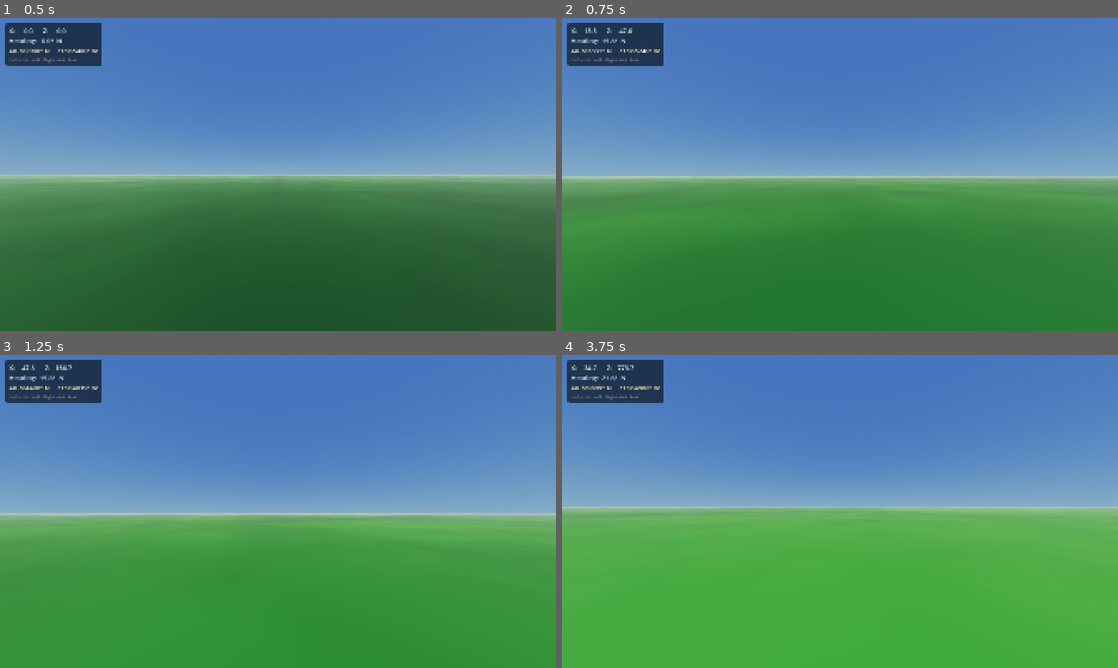
Above: before the commit, frames 1-4 (two rows, left to right).
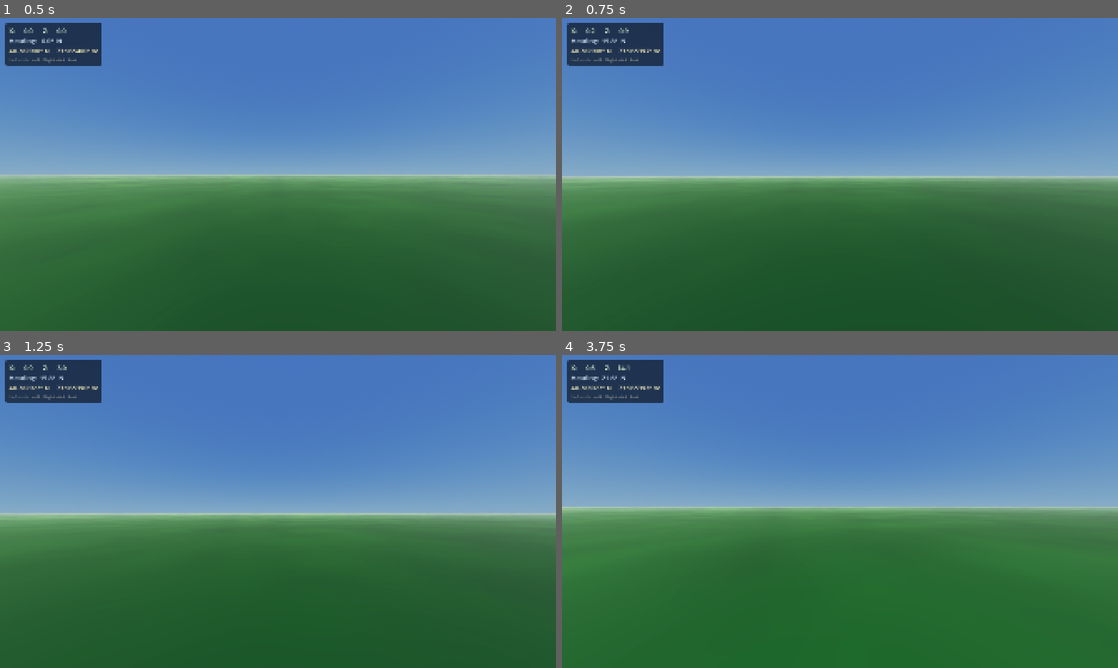
Above: after the commit, the same moments.

Repository: Central-Park-Walk/central-park-walk
Game: Godot game, scene res://main.tscn
Same seed, same stepped clock (60 frames per second), same inputs: the game is played once before the commit and once after it.
Inputs (mouse positions are in pixels of both pictures, inside the frame that each line leads up to):
- Up to frame 1 (0.5 s): no input
- Up to frame 2 (0.75 s): tap Enter at 0.5 s; move the mouse to (867, 174) at 0.52 s; hold W from 0.53 s (still down); tap F at 0.6 s
- Up to frame 3 (1.25 s): keep holding W
- Up to frame 4 (3.75 s): keep holding W; move the mouse to (812, 511) at 1.27 s; tap F every 0.75 s from 1.35 to 3.6 s; move the mouse to (851, 505) at 2.02 s; tap Space at 2.75 s; move the mouse to (834, 517) at 2.77 s; move the mouse to (878, 514) at 3.52 s

Frame 1 is identical in both runs. In frame 2, 43% of the frame differs, in the area x 0-100%, y 3-100%; in frame 3, 47%; in frame 4, 50%.

Commit message:
Fix trigger boost: use raw 0–1 axis range
The right trigger rests at 0.0 (not -1.0), so the previous
normalization made the player always boosted.

Co-Authored-By: Claude Opus 4.6 <noreply@anthropic.com>

Diff:
--- a/player.gd
+++ b/player.gd
@@ -88,10 +88,9 @@
 	wish.y = 0.0
 
 	# Right trigger (JOY_AXIS_TRIGGER_RIGHT): 10x–100x speed boost
-	var rt := Input.get_joy_axis(0, JOY_AXIS_TRIGGER_RIGHT)
-	rt = clampf((rt + 1.0) * 0.5, 0.0, 1.0)   # normalize -1..1 → 0..1
+	var rt := clampf(Input.get_joy_axis(0, JOY_AXIS_TRIGGER_RIGHT), 0.0, 1.0)
 	var speed := WALK_SPEED
-	if rt > 0.05:
+	if rt > 0.1:
 		speed *= lerpf(10.0, 100.0, rt)
 
 	velocity.x = wish.x * speed
